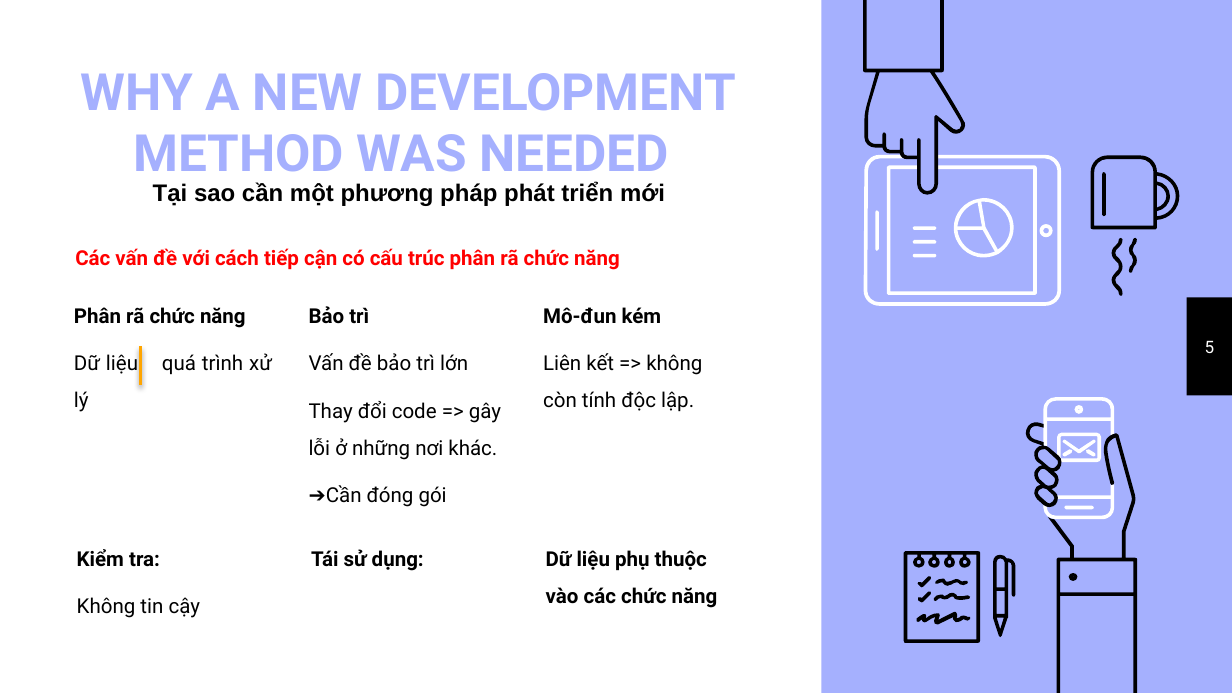
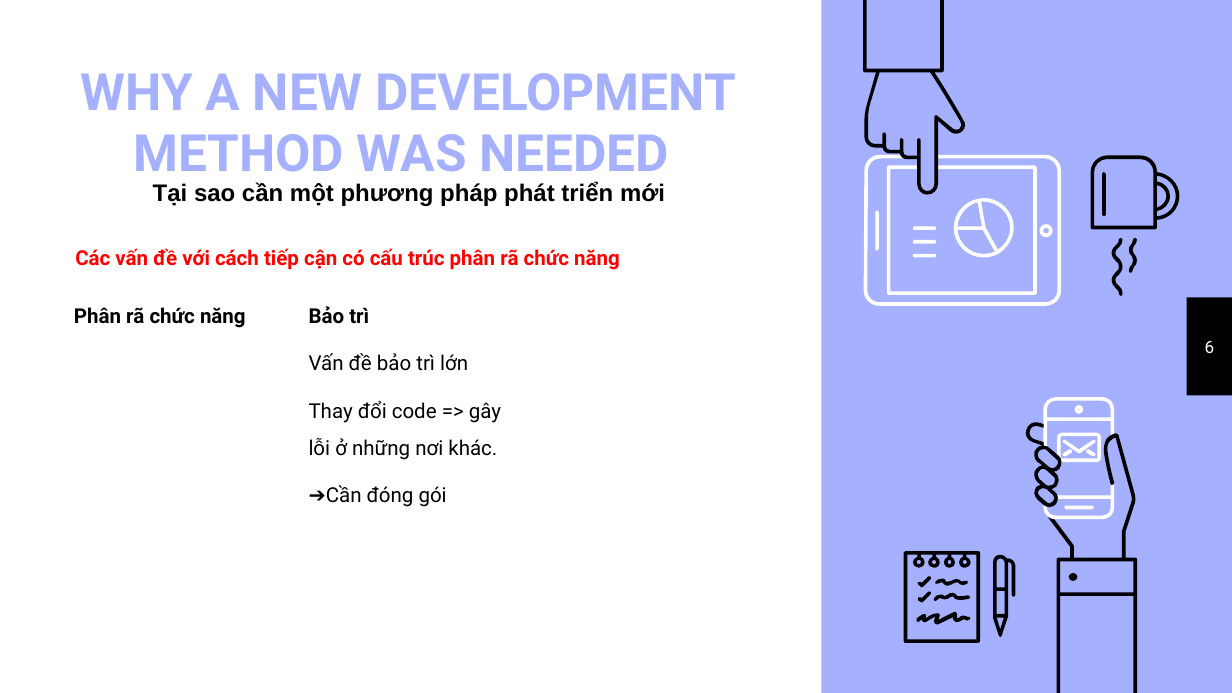
Before and after one commit to VoLeKhanhDuy/XDPM_HDT, a slide deck: slide 6 of chuong 4.pptx (slide 5 before the commit). Drawn at 1232x693 pixels with LibreOffice and Linux fonts; fonts in the diff are those of the drawing. Boxes give left, top, right and bottom in pixels: in the first picture for what was removed or moved away, otherwise in the second. Text is boxed around its words. In the diff, an @@ line names an element or a change of style, - is before the commit and + after.

```diff
--- a/chuong 4.pptx
+++ b/chuong 4.pptx
@@ text removed at (543,307,702,412) @@
-Mô-đun kém
-Liên kết => không còn tính độc lập.
@@ text at (74,353,272,412): paragraph removed @@
-Dữ liệu quá trình xử lý
@@ line removed from (140, 346) to (140, 386) @@
@@ page number at (1205,341,1215,353): text changed @@
-5
+6
@@ text removed at (77,549,200,618) @@
-Kiểm tra:
-Không tin cậy
@@ text removed at (311,549,424,571) @@
-Tái sử dụng:
@@ text removed at (546,550,718,608) @@
-Dữ liệu phụ thuộc vào các chức năng
```
Also in this commit, not shown: 13 other slides changed, 35 slides added, 25 slides removed, 3 other files.
